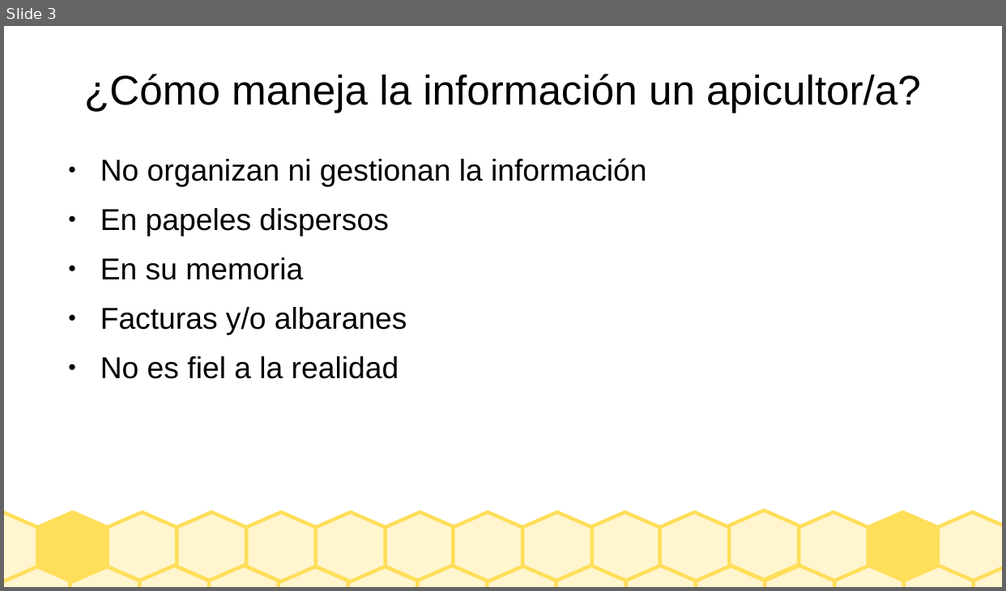
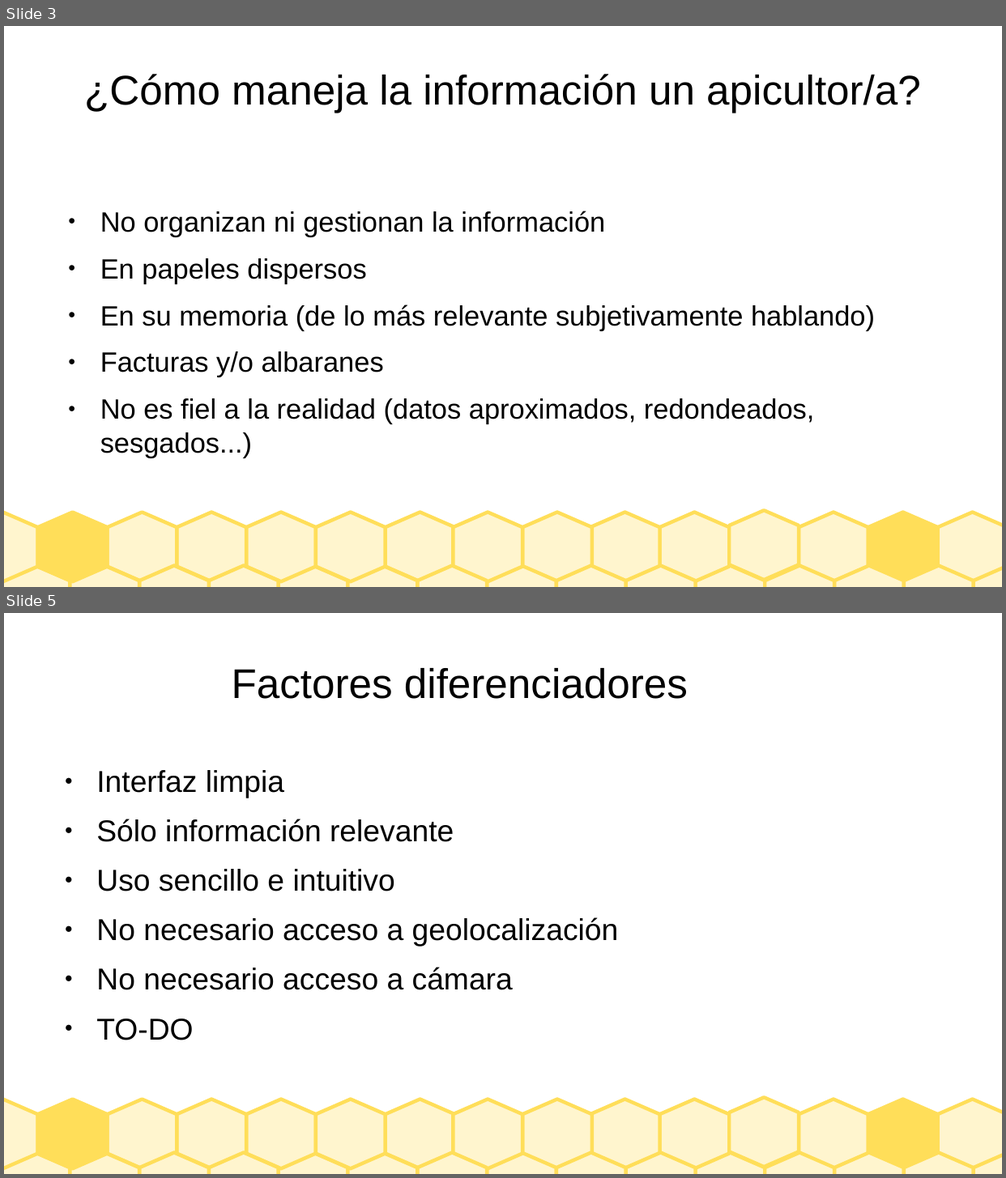
Before and after one commit to Ocklaf/PFC, a slide deck: PresentacionGesticolmenar.odp. Shown one above the other, each under a label of ours: slide 3 before the commit, slides 3 and 5 after it; the slides between them are not shown. The pictures are 1006x591 and 1006x1178 pixels, drawn with LibreOffice and Linux fonts; fonts in the diff are those of the drawing. Boxes give left, top, right and bottom in pixels: in the first picture for what was removed or moved away, otherwise in the second. Text is boxed around its words. In the diff, an @@ line names an element or a change of style, - is before the commit and + after.

Commit message:
Ultimos pasos memoria y presentación

```diff
--- a/PresentacionGesticolmenar.odp
+++ b/PresentacionGesticolmenar.odp
@@ slide 5 added at [4, 613, 1002, 1174], background #FFFFFF; not listed: 30 template elements that a slide beside it also shows @@
@@ title added at [232, 668, 688, 699], 33 pt, text #000000 @@
+Factores diferenciadores
@@ text added at [96, 770, 619, 1041], 24 pt, text #000000 @@
+● Interfaz limpia
+● Sólo información relevante
+● Uso sencillo e intuitivo
+● No necesario acceso a geolocalización
+● No necesario acceso a cámara
+● TO-DO
@@ slide 3 changed as well @@
@@ text "No organizan ni gestionan la ...": place and size @@
-text "No organizan ni gestionan la ..." at [100, 158, 647, 379]
+text "No organizan ni gestionan la ..." at [100, 211, 875, 424]
@@ text at [100, 211, 605, 378]: size 24 to 22.2 pt in "No organizan ni gestionan la información", "En papeles dispersos", "Facturas y/o albaranes" @@
@@ text at [100, 305, 875, 331]: text changed; size 24 to 22.2 pt @@
-● En su memoria
+● En su memoria (de lo más relevante subjetivamente hablando)
@@ text at [100, 399, 814, 424]: text changed; size 24 to 22.2 pt @@
-● No es fiel a la realidad
+● No es fiel a la realidad (datos aproximados, redondeados, sesgados...)
```
Also in this commit, not shown: 2 other slides changed, 3 other slides added, 5 other files.
